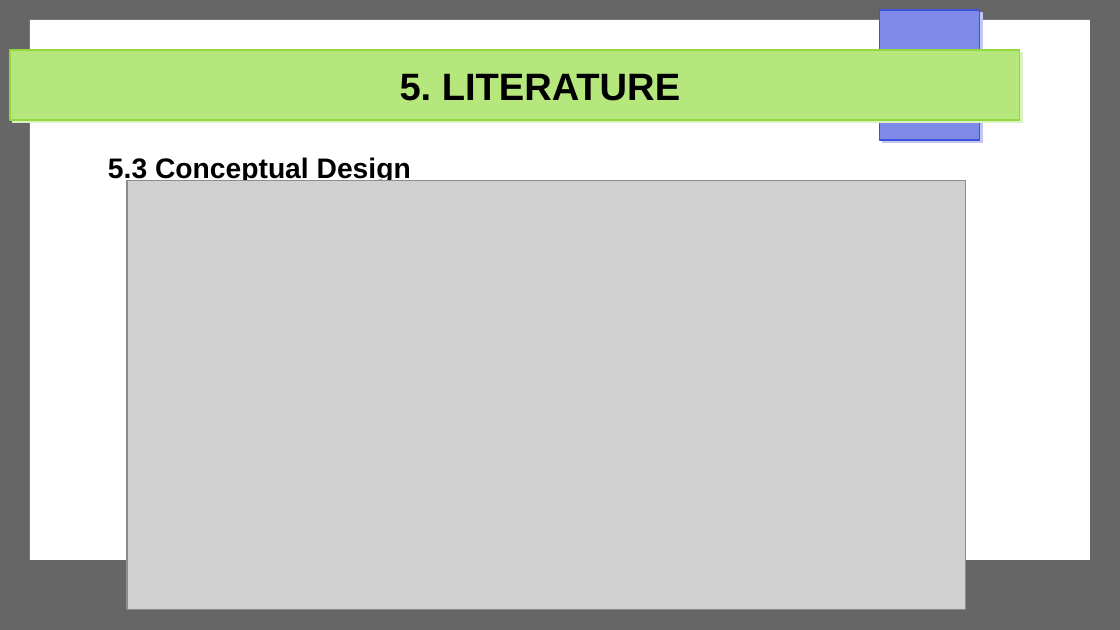
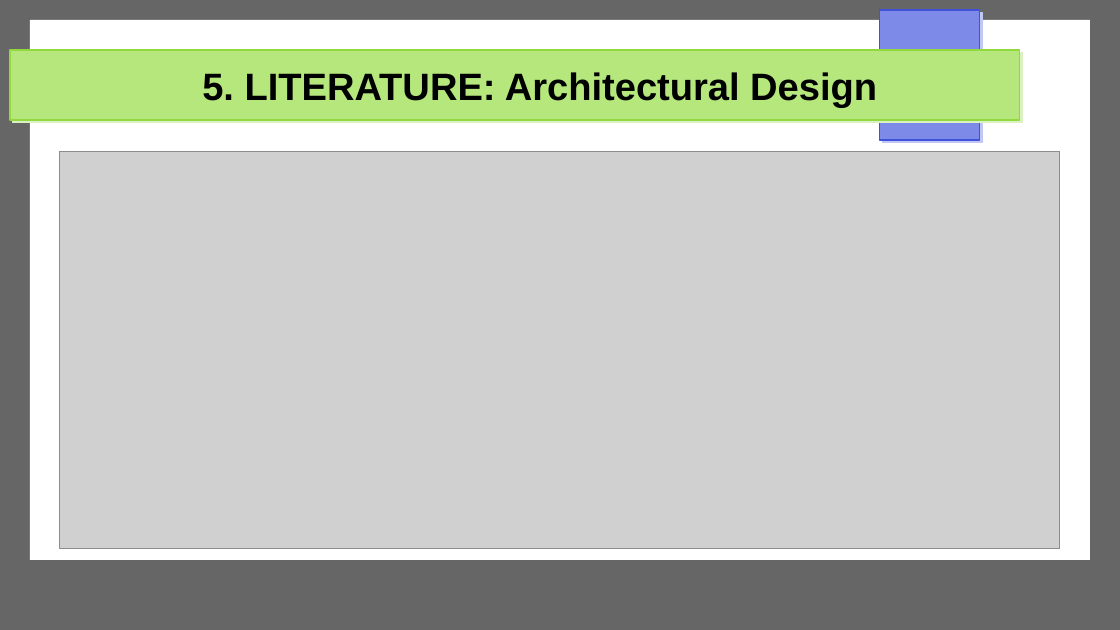
Before and after one commit to Michael-Otieno-Kasuku/Mashinani, a slide deck: slide 21 of docs/proposal/mashinani.pptx. Drawn at 1120x630 pixels with LibreOffice and Linux fonts; fonts in the diff are those of the drawing; grey boxes stand for pictures. Boxes give left, top, right and bottom in pixels: in the first picture for what was removed or moved away, otherwise in the second. Text is boxed around its words. In the diff, an @@ line names an element or a change of style, - is before the commit and + after.

```diff
--- a/docs/proposal/mashinani.pptx
+++ b/docs/proposal/mashinani.pptx
@@ title at bbox=[202, 72, 877, 108]: text changed @@
-5. LITERATURE
+5. LITERATURE: Architectural Design
@@ picture: place and size @@
-picture at bbox=[127, 181, 966, 610]
+picture at bbox=[60, 151, 1060, 548]
@@ text removed at bbox=[108, 157, 411, 184] @@
-5.3 Conceptual Design
```
Also in this commit, not shown: 9 other slides changed, 4 slides added, 4 slides removed, 3 other files.
